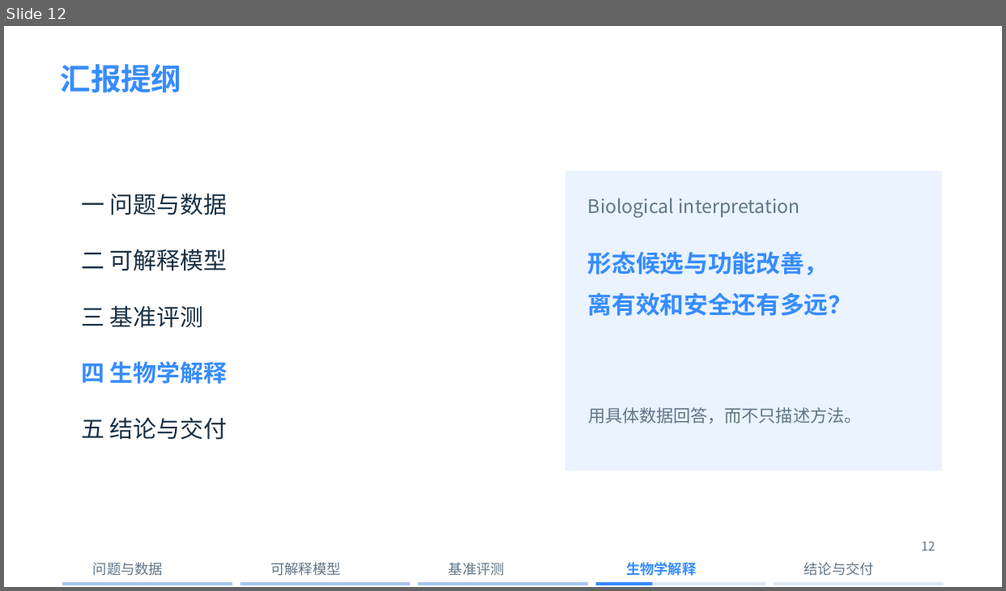
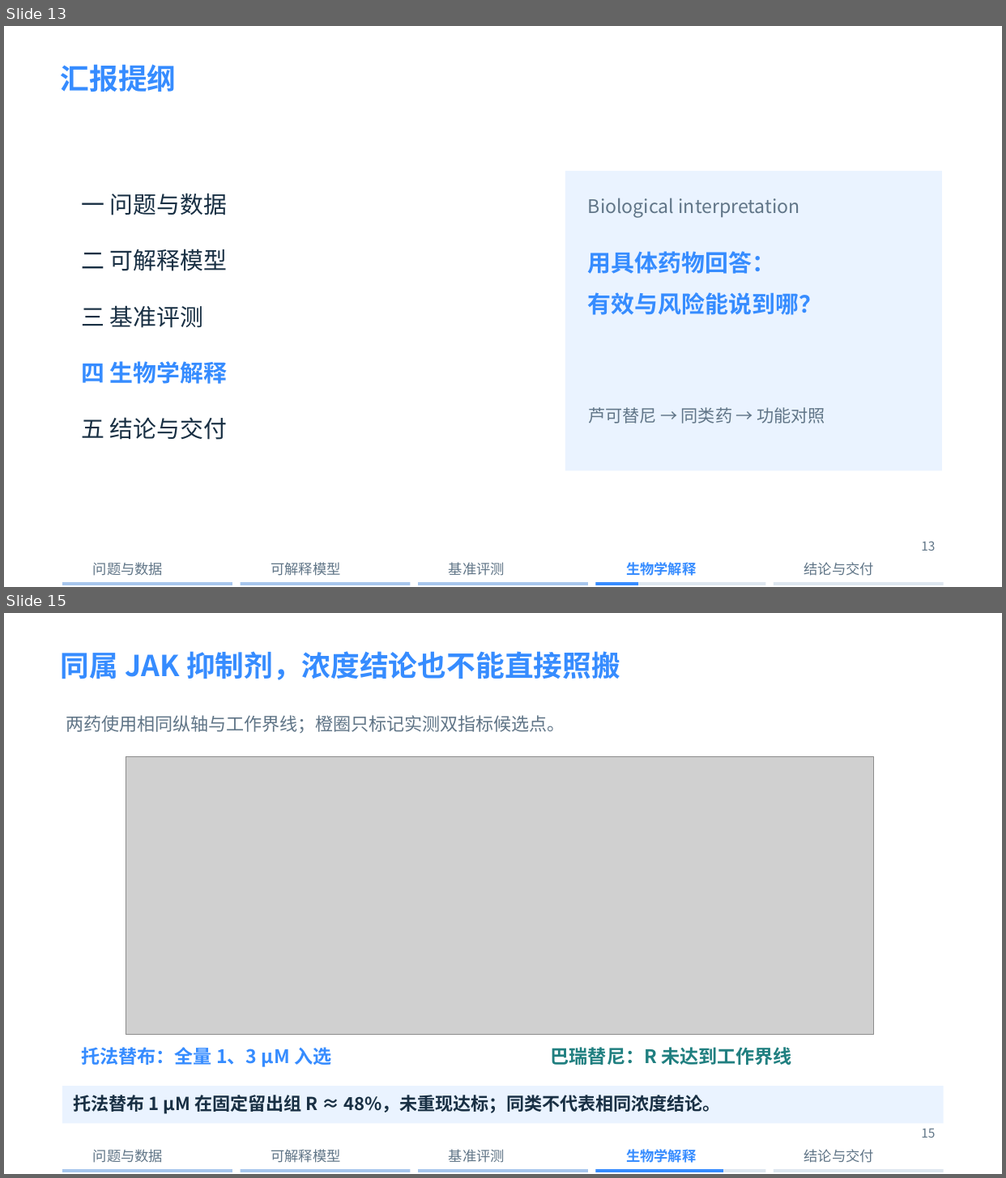
Before and after one commit to xing-zq/cell-state-dose-response, a slide deck: presentation/细胞状态轨迹_十分钟汇报.pptx. Shown one above the other, each under a label of ours: slide 12 before the commit, slides 13 and 15 after it; the slides between them are not shown. The pictures are 1006x591 and 1006x1178 pixels, drawn with LibreOffice and Linux fonts; fonts in the diff are those of the drawing; grey boxes stand for pictures; background and template pictures are left out. Boxes give left, top, right and bottom in pixels: in the first picture for what was removed or moved away, otherwise in the second. Text is boxed around its words. In the diff, an @@ line names an element or a change of style, - is before the commit and + after.

```diff
--- a/presentation/细胞状态轨迹_十分钟汇报.pptx
+++ b/presentation/细胞状态轨迹_十分钟汇报.pptx
@@ slide 15 added at [4, 613, 1002, 1174], background picture (left out) @@
@@ text added at [61, 651, 620, 680], 27.8 pt, text #368CFF, bold @@
+同属 JAK 抑制剂，浓度结论也不能直接照搬
@@ text added at [66, 715, 565, 733], 17.2 pt, text #607587 @@
+两药使用相同纵轴与工作界线；橙圈只标记实测双指标候选点。
@@ picture added at [126, 756, 874, 1035] @@
@@ text added at [81, 1047, 331, 1067], 18 pt, text #368CFF, bold @@
+托法替布：全量 1、3 µM 入选
@@ text added at [551, 1047, 792, 1065], 18 pt, text #207F80, bold @@
+巴瑞替尼：R 未达到工作界线
@@ rectangle added at [62, 1086, 944, 1123], fill #EAF3FF @@
@@ text added at [74, 1095, 721, 1114], 17.2 pt, text #182F43, bold @@
+托法替布 1 µM 在固定留出组 R ≈ 48%，未重现达标；同类不代表相同浓度结论。
@@ text added at [921, 1128, 935, 1138], 12 pt, text #607587 @@
+15
@@ rectangle added at [62, 1170, 232, 1173], fill #A7C6ED @@
@@ text added at [93, 1149, 163, 1163], 13.5 pt, text #607587 @@
+问题与数据
@@ rectangle added at [241, 1170, 411, 1173], fill #A7C6ED @@
@@ text added at [270, 1149, 340, 1163], 13.5 pt, text #607587 @@
+可解释模型
@@ rectangle added at [418, 1170, 588, 1173], fill #A7C6ED @@
@@ text added at [449, 1149, 505, 1163], 13.5 pt, text #607587 @@
+基准评测
@@ rectangle added at [596, 1170, 766, 1173], fill #DDE6EF @@
@@ rectangle added at [596, 1170, 723, 1173], fill #368CFF @@
@@ text added at [626, 1149, 696, 1163], 13.5 pt, text #368CFF, bold @@
+生物学解释
@@ rectangle added at [774, 1170, 944, 1173], fill #DDE6EF @@
@@ text added at [804, 1149, 874, 1163], 13.5 pt, text #607587 @@
+结论与交付
@@ what was slide 12 is now slide 13 @@
@@ slide 13 changed as well @@
@@ text "汇报提纲" at [61, 64, 177, 92]: size 29.2 to 27.8 pt @@
@@ text at [588, 251, 775, 274]: text changed; size 23.2 to 22.5 pt @@
-形态候选与功能改善，
+用具体药物回答：
@@ text at [588, 292, 822, 315]: text changed; size 23.2 to 22.5 pt @@
-离有效和安全还有多远？
+有效与风险能说到哪？
@@ text at [588, 408, 825, 424]: text changed @@
-用具体数据回答，而不只描述方法。
+芦可替尼 → 同类药 → 功能对照
@@ text at [921, 541, 935, 551]: text changed @@
-12
+13
@@ rectangle: place and size @@
-rectangle at [596, 583, 653, 586]
+rectangle at [596, 583, 639, 586]
```
Also in this commit, not shown: 14 other slides changed, 2 other slides added, 1 slide removed, 23 other files.
